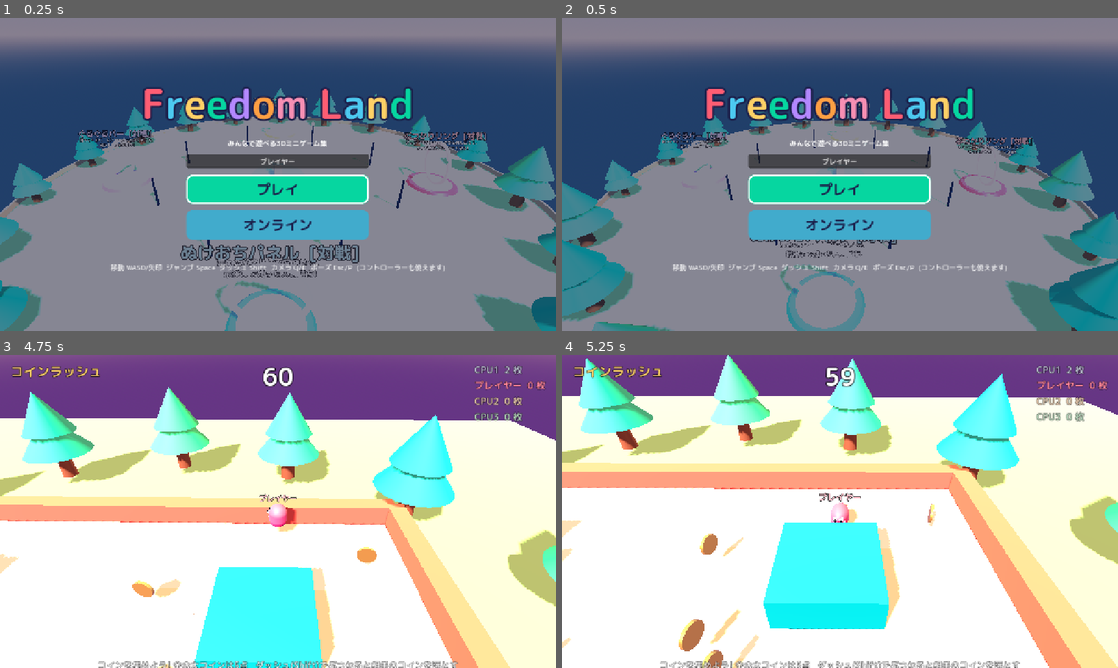
Above: before the commit, frames 1-4 (two rows, left to right).
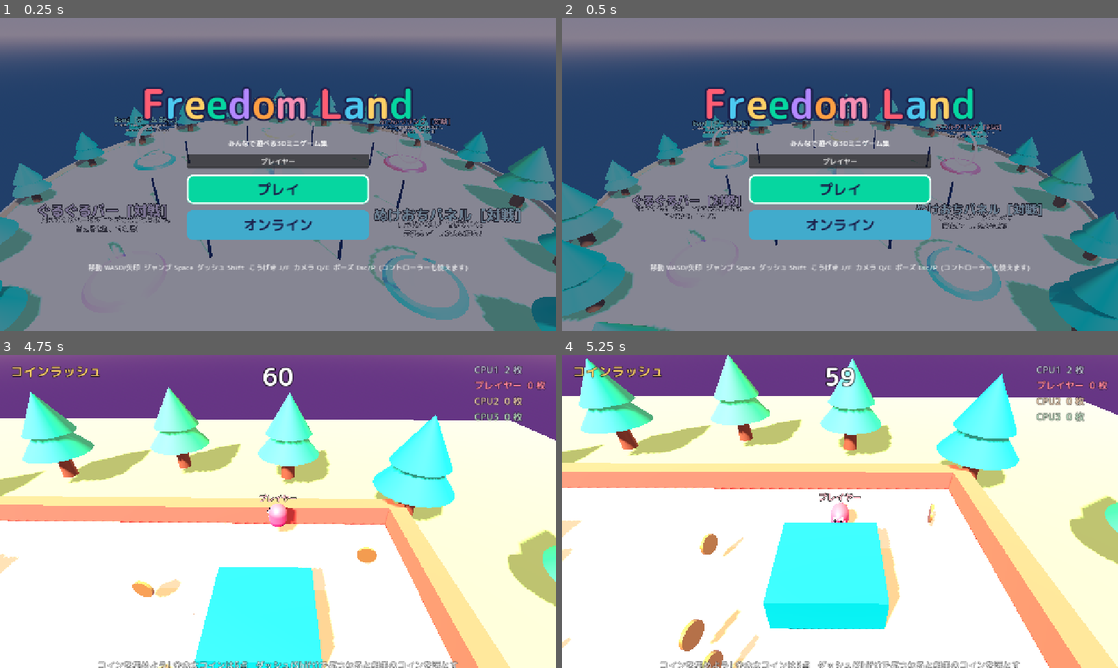
Above: after the commit, the same moments.

Repository: Lumiere2110/freedom-land
Game: Godot game, scene res://scenes/main.tscn
Two runs of this game, one before a commit and one after it. Both use one fixed random seed, a clock stepped at 60 frames per second and the inputs below.
Inputs (mouse positions are in pixels of both pictures, inside the frame that each line leads up to):
- Up to frame 1 (0.25 s): no input
- Up to frame 2 (0.5 s): no input
- Up to frame 3 (4.75 s): move the mouse to (400, 495) at 0.52 s; hold D (move_right) 0.53-1.25 s; tap Shift (dash) at 0.6 s; click (400, 495) at 0.67 s; tap Space (jump) at 0.77, 1.07, 2.3, 3.5, 3.77, 4.07 s; tap J (attack, bound only after the commit) at 0.8, 3.8 s; drag from (166, 527) to (250, 574) at 1.27 s; move the mouse to (333, 442) at 2.02 s; hold D (move_right) 2.03-2.75 s; tap F at 2.1 s; tap Enter at 2.75 s; drag from (250, 574) to (111, 464) at 2.77 s; move the mouse to (444, 558) at 3.52 s; hold A (move_left) 3.53-4.25 s; hold Q (cam_left) 3.53-4.25 s; drag from (111, 464) to (194, 433) at 4.27 s
- Up to frame 4 (5.25 s): move the mouse to (867, 511) at 5.02 s; hold S (move_back) from 5.03 s (still down); tap Shift (dash) at 5.1 s; click (867, 511) at 5.17 s

The runs differ from the first frame. In frame 1, 7.4% of the frame differs, in the area x 6-94%, y 31-100%; in frame 2, 5.5%; in frame 3, less than 0.1%; in frame 4, less than 0.1%.

Commit message:
チーム5対5のレーンバトル「Bond」を追加
- 上・下レーンに2人ずつ、中央にエース(王冠・体力と攻撃が強い)
- こうげき(J/F・コントローラーB・スマホの「こうげき」ボタン)で近くの敵をうつ
- たおすとチームに1点(エースは2点)、5秒で基地から復活
- 基地で回復、敵の基地では体力がへる。体力・得点はホストが決める
- CPUはレーンを進んで戦い、体力が少ないと基地へ帰る(つよさで変わる)

Co-Authored-By: Claude Opus 5.5 <noreply@anthropic.com>

Diff:
--- /dev/null
+++ b/scripts/games/lane_battle.gd
@@ -0,0 +1,566 @@
+extends "res://scripts/base_game.gd"
+## ─────────────────────────────────────────────
+## Bond(ボンド・チーム戦 5対5のレーンバトル)
+## ─────────────────────────────────────────────
+## 青チームと赤チームに分かれて戦います。マップには3本の道(レーン)があります。
+##   ・上レーンに2人、下レーンに2人、中央レーンにエース1人
+##   ・こうげきボタンで、近くの敵に光の玉を飛ばす(いちばん近い敵をねらう)
+##   ・敵をたおすとチームに1点。エースをたおすと2点
+##   ・たおされたキャラは数秒で自分の基地から復活する
+##   ・自分の基地の中にいると体力が回復し、敵の基地に入ると体力がへる
+##   ・時間切れのときに点数が多いチームの勝ち
+##
+## 通信のしくみ:
+##   こうげきボタンを押すと、担当のパソコンが「この敵をうちたい」とホストに伝えます(request_attack)。
+##   ホストが距離などを確かめてから体力をへらし、全員に配ります(do_attack / set_hp)。
+##   体力・得点・復活はぜんぶホストが決めるので、パソコンごとに結果がずれません。
+
+const LANE_Z := {"top": -16.0, "ace": 0.0, "bottom": 16.0}   # レーンの位置(z)
+const ROLES := ["ace", "top", "top", "bottom", "bottom"]       # チームの中の役わり(入った順)
+const ROLE_NAMES := {"ace": "エース(中央)", "top": "上レーン", "bottom": "下レーン"}
+const TEAM_NAMES := ["青チーム", "赤チーム"]
+const TEAM_COLORS := [Color("#4cc9f0"), Color("#ff5d73")]
+
+const MAP_X := 48.0          # マップの横の半分
+const MAP_Z := 24.0          # マップのたての半分
+const BASE_X := 36.0         # これより外側が基地
+const RESPAWN_TIME := 5.0    # 復活までの秒数
+const BASE_HEAL := 30.0      # 自分の基地での回復(1秒あたり)
+const BASE_HURT := 40.0      # 敵の基地でのダメージ(1秒あたり)
+
+var uses_attack := true      # スマホの「こうげき」ボタンを出す合図(touch_controls.gd が見る)
+
+var team := {}               # キャラの名前 → 0(青) か 1(赤)
+var role := {}               # キャラの名前 → "ace" / "top" / "bottom"
+var hp := {}                 # キャラの名前 → 今の体力
+var max_hp := {}
+var team_points := [0, 0]
+
+var _bars := {}              # キャラの名前 → 体力バー(前の板)
+var _cool := {}              # こうげきの待ち時間(このパソコンで動かすキャラ)
+var _last_attack := {}       # ホスト: 最後にこうげきを受けつけた時刻
+var _dead_until := {}        # ホスト: キャラの名前 → 復活する時刻
+var _clock := 0.0
+var _tick := 0.0
+var _my_respawn := 0.0       # 自分が復活するまでの残り秒数(表示用)
+var _team_label: Label
+var _feed: VBoxContainer     # 「〇〇 が △△ をたおした」の表示
+
+
+func _init() -> void:
+	game_title = "Bond"
+	help_text = "敵をたおしてチームに得点! こうげき J / F (コントローラー B)  エースをたおすと2点"
+	game_time = 150.0
+	cam_height = 21.0
+	cam_distance = 15.0
+
+
+func _ready() -> void:
+	super._ready()
+	_build_team_hud()
+
+
+# ─────────── チーム分け ───────────
+
+## i番目の参加者のチーム(交互に 青・赤)と役わり
+func _team_of(index: int) -> int:
+	return index % 2
+
+func _role_of(index: int) -> String:
+	return ROLES[(index / 2) % ROLES.size()]
+
+
+## キャラを作るときに、チームの色・体力バー・エースの王冠をつける
+func spawn_player(info: Dictionary, index: int) -> Node:
+	var t := _team_of(index)
+	var r := _role_of(index)
+	var data := info.duplicate()
+	data["color"] = TEAM_COLORS[t].lerp(Color.WHITE, 0.1 * (index / 2))
+	var k: String = info["key"]
+	team[k] = t
+	role[k] = r
+	max_hp[k] = 150 if r == "ace" else 100
+	hp[k] = max_hp[k]
+	var p: Node = super.spawn_player(data, index)
+	_decorate(p)
+	return p
+
+
+func _decorate(p: Node) -> void:
+	var k: String = p.key
+	var mine: bool = k == local_key
+	# 足もとの輪: チームの色(自分は金色)
+	var ring := TorusMesh.new()
+	ring.inner_radius = 0.6
+	ring.outer_radius = 0.78
+	var ring_color: Color = Color("#ffd166") if mine else TEAM_COLORS[team[k]]
+	Build.deco(p, ring, Build.mat(ring_color, 0.3, 0.0, 1.2), Vector3(0, 0.06, 0)).scale = Vector3(1, 0.3, 1)
+	# 自分には、こうげきが届く範囲をうすく表示する
+	if mine:
+		var reach := TorusMesh.new()
+		reach.inner_radius = _range(k) - 0.06
+		reach.outer_radius = _range(k)
+		reach.rings = 64
+		var m := Build.mat(Color(1, 1, 1, 0.35), 1.0)
+		m.transparency = BaseMaterial3D.TRANSPARENCY_ALPHA
+		m.shading_mode = BaseMaterial3D.SHADING_MODE_UNSHADED
+		Build.deco(p, reach, m, Vector3(0, 0.05, 0)).scale = Vector3(1, 0.05, 1)
+	# エースは頭に王冠
+	if role[k] == "ace":
+		var crown := CylinderMesh.new()
+		crown.top_radius = 0.32
+		crown.bottom_radius = 0.26
+		crown.height = 0.22
+		Build.deco(p, crown, Build.mat(Color("#ffd166"), 0.2, 0.8, 0.6), Vector3(0, 1.48, 0))
+	# 体力バー(いつもカメラのほうを向く板を2枚重ねる)
+	var back := _bar_quad(Vector2(1.3, 0.18), Color(0, 0, 0, 0.6), 0)
+	back.position.y = 2.25
+	p.add_child(back)
+	var front := _bar_quad(Vector2(1.24, 0.12), TEAM_COLORS[team[k]].lightened(0.2), 1)
+	front.position.y = 2.25
+	p.add_child(front)
+	_bars[k] = front
+
+
+func _bar_quad(size: Vector2, color: Color, priority: int) -> MeshInstance3D:
+	var q := QuadMesh.new()
+	q.size = size
+	var m := StandardMaterial3D.new()
+	m.albedo_color = color
+	m.shading_mode = BaseMaterial3D.SHADING_MODE_UNSHADED
+	m.billboard_mode = BaseMaterial3D.BILLBOARD_ENABLED
+	m.billboard_keep_scale = true
+	m.no_depth_test = true
+	m.transparency = BaseMaterial3D.TRANSPARENCY_ALPHA
+	m.render_priority = priority
+	var mi := MeshInstance3D.new()
+	mi.mesh = q
+	mi.material_override = m
+	mi.cast_shadow = GeometryInstance3D.SHADOW_CASTING_SETTING_OFF
+	return mi
+
+
+## スタート位置・復活する場所: 自分の基地の、自分のレーンの近く
+func spawn_point(index: int) -> Vector3:
+	return _base_spot(_team_of(index), _role_of(index), index / 2)
+
+
+func _base_spot(t: int, r: String, slot: int) -> Vector3:
+	var side := -1.0 if t == 0 else 1.0
+	var z: float = LANE_Z[r] * 0.8 + (2.5 if slot % 2 == 0 else 0.0) * signf(LANE_Z[r])
+	return Vector3(side * (42.0 - (slot % 2) * 2.0), 1.0, z)
+
+
+func _spot_of(k: String) -> Vector3:
+	var slot := 0
+	for i in participants.size():
+		if participants[i]["key"] == k:
+			slot = i / 2
+	return _base_spot(team.get(k, 0), role.get(k, "ace"), slot)
+
+
+# ─────────── ステージ ───────────
+
+func build_world() -> void:
+	Build.environment(self, Color("#4a90e2"), Color("#d6f0ff"), Color("#2d4a3e"), 1.2, Vector3(-60, 20, 0))
+	# 地面(芝生)
+	Build.box(self, Vector3(MAP_X * 2 + 2, 1, MAP_Z * 2 + 2), Vector3(0, -0.5, 0), Color("#6fbf73"))
+	# 3本のレーン(土の道)
+	for r in LANE_Z:
+		var strip := BoxMesh.new()
+		strip.size = Vector3(MAP_X * 2 - 8, 0.04, 6.0 if r == "ace" else 5.0)
+		Build.deco(self, strip, Build.mat(Color("#e9d8a6")), Vector3(0, 0.02, LANE_Z[r]))
+		Build.text3d(self, ["上レーン", "中央レーン", "下レーン"][["top", "ace", "bottom"].find(r)],
+			Vector3(0, 0.3, LANE_Z[r] - 2.2), 120, Color(1, 1, 1, 0.75)).rotation_degrees.x = -90
+	# レーンとレーンの間の茂み(かべ)。ところどころに通り道がある
+	var segments := [[-30.0, -18.0], [-12.0, -3.0], [3.0, 12.0], [18.0, 30.0]]
+	for z in [-8.0, 8.0]:
+		for s in segments:
+			var seg_len: float = s[1] - s[0]
+			var w := Build.box(self, Vector3(seg_len, 2.2, 2.0), Vector3((s[0] + s[1]) / 2.0, 1.1, z), Color("#2f7d4f"))
+			w.get_child(0).material_override = Build.mat(Color("#2f7d4f"), 0.9)
+		# 通り道の目印の木
+		for x in [-30.0, 30.0]:
+			Build.tree(self, Vector3(x, 0, z), 1.2)
+	# 外がわの低いかべ
+	for side in [-1, 1]:
+		Build.box(self, Vector3(MAP_X * 2 + 2, 1.4, 1), Vector3(0, 0.7, side * (MAP_Z + 0.5)), Color("#8d6e63"))
+		Build.box(self, Vector3(1, 1.4, MAP_Z * 2 + 2), Vector3(side * (MAP_X + 0.5), 0.7, 0), Color("#8d6e63"))
+	# 基地(青は左、赤は右)
+	for t in 2:
+		var side := -1.0 if t == 0 else 1.0
+		var c: Color = TEAM_COLORS[t]
+		var pad := BoxMesh.new()
+		pad.size = Vector3(MAP_X - BASE_X, 0.06, MAP_Z * 2)
+		var pm := Build.mat(c.darkened(0.35), 0.8)
+		Build.deco(self, pad, pm, Vector3(side * (BASE_X + MAP_X) / 2.0, 0.03, 0))
+		# 基地のさかい目の光る線
+		var line := BoxMesh.new()
+		line.size = Vector3(0.3, 0.08, MAP_Z * 2)
+		Build.deco(self, line, Build.mat(c, 0.2, 0.0, 2.0), Vector3(side * BASE_X, 0.05, 0))
+		Build.text3d(self, TEAM_NAMES[t] + "の基地", Vector3(side * 42.0, 6.8, 0), 90, c.lightened(0.3))
+		# 基地のシンボル(光る柱)
+		Build.cylinder(self, 0.8, 4.0, Vector3(side * 46.0, 2.0, 0), c.darkened(0.2))
+		var orb := SphereMesh.new()
+		orb.radius = 0.9
+		orb.height = 1.8
+		Build.deco(self, orb, Build.mat(c, 0.2, 0.0, 2.5), Vector3(side * 46.0, 4.8, 0))
+	# 外の飾り
+	for i in 20:
+		var x := -MAP_X + i * (MAP_X * 2 / 19.0)
+		Build.tree(self, Vector3(x, -0.5, -MAP_Z - 4.0), 1.4)
+		Build.tree(self, Vector3(x, -0.5, MAP_Z + 4.0), 1.4)
+	Build.box(self, Vector3(160, 1, 120), Vector3(0, -1.6, 0), Color("#4f9d55"))
+
+
+# ─────────── こうげき ───────────
+
+func _range(k: String) -> float:
+	return 9.0 if role.get(k, "") == "ace" else 8.0
+
+func _damage(k: String) -> int:
+	return 25 if role.get(k, "") == "ace" else 18
+
+func _cooldown(k: String) -> float:
+	return 0.5 if role.get(k, "") == "ace" else 0.55
+
+
+## k の、こうげきが届く中でいちばん近い敵(いなければ null)
+func _nearest_enemy(k: String, max_dist: float) -> Node:
+	var me: Node = players.get(k)
+	if not me:
+		return null
+	var best: Node = null
+	var best_d := max_dist
+	for o in players.values():
+		if o.out or team.get(o.key, -1) == team[k]:
+			continue
+		var d: float = o.global_position.distance_to(me.global_position)
+		if d <= best_d:
+			best_d = d
+			best = o
+	return best
+
+
+## こうげきしてみる(このキャラの担当のパソコンで呼ぶ)
+func _try_attack(p: Node) -> void:
+	if _cool.get(p.key, 0.0) > 0.0 or p.out or state != "play":
+		return
+	var target := _nearest_enemy(p.key, _range(p.key))
+	if not target:
+		return
+	_cool[p.key] = _cooldown(p.key)
+	call_host("request_attack", [p.key, target.key])
+
+
+## ホスト: こうげきを受けつける
+@rpc("any_peer", "call_remote", "reliable")
+func request_attack(k: String, target_k: String) -> void:
+	if state != "play" or not players.has(k) or not players.has(target_k):
+		return
+	var a: Node = players[k]
+	var b: Node = players[target_k]
+	# 自分のキャラ以外を勝手に動かせないようにする
+	var sender := multiplayer.get_remote_sender_id()
+	if sender != 0 and sender != a.get_multiplayer_authority():
+		return
+	if a.out or b.out or team[k] == team[target_k]:
+		return
+	if a.global_position.distance_to(b.global_position) > _range(k) + 2.0:
+		return   # 通信のおくれを考えて、少しだけ遠くても OK
+	if _clock - _last_attack.get(k, -99.0) < _cooldown(k) * 0.8:
+		return
+	_last_attack[k] = _clock
+	do_attack.rpc(k, target_k)
+	_hurt(target_k, _damage(k), k)
+
+
+## 全員: 光の玉が飛んでいく見た目
+@rpc("authority", "call_local", "reliable")
+func do_attack(k: String, target_k: String) -> void:
+	if not players.has(k) or not players.has(target_k):
+		return
+	var a: Node = players[k]
+	var b: Node = players[target_k]
+	var ball := SphereMesh.new()
+	ball.radius = 0.28 if role.get(k, "") == "ace" else 0.2
+	ball.height = ball.radius * 2.0
+	var shot := Build.deco(self, ball, Build.mat(TEAM_COLORS[team[k]].lightened(0.4), 0.2, 0.0, 3.0), a.global_position + Vector3(0, 1.0, 0))
+	var tw := create_tween()
+	tw.tween_property(shot, "global_position", b.global_position + Vector3(0, 0.8, 0), 0.16)
+	tw.tween_property(shot, "scale", Vector3(2.5, 2.5, 2.5), 0.08)
+	tw.tween_callback(shot.queue_free)
+
+
+## ホスト: 体力をへらす。0 になったらたおれる
+func _hurt(k: String, amount: float, by: String) -> void:
+	if not hp.has(k) or players[k].out:
+		return
+	var v := maxf(0.0, hp[k] - amount)
+	set_hp.rpc(k, v)
+	if v <= 0.0:
+		_defeat(k, by)
+
+
+@rpc("authority", "call_local", "reliable")
+func set_hp(k: String, value: float) -> void:
+	hp[k] = value
+	if _bars.has(k):
+		var bar: Node3D = _bars[k]
+		bar.scale.x = maxf(0.01, value / float(max_hp[k]))
+
+
+## ホスト: たおれたときの得点と、復活の予約
+func _defeat(k: String, by: String) -> void:
+	var t: int = team[k]
+	var pts := 2 if role[k] == "ace" else 1
+	team_points[1 - t] += pts
+	if by != "" and scores.has(by):
+		add_score(by, 1)
+	_dead_until[k] = _clock + RESPAWN_TIME
+	mark_dead.rpc(k, by, pts, team_points)
+
+
+@rpc("authority", "call_local", "reliable")
+func mark_dead(k: String, by: String, pts: int, points: Array) -> void:
+	team_points = points
+	_update_team_label()
+	if OS.get_cmdline_user_args().size() > 0:   # 自動テストのときだけ記録を出す
+		print("KILL peer=%d %s by %s points=%s" % [multiplayer.get_unique_id(), k, by, points])
+	if not players.has(k):
+		return
+	var p: Node = players[k]
+	# たおれたところで、ぱっと光る
+	var burst := SphereMesh.new()
+	burst.radius = 0.6
+	burst.height = 1.2
+	var fx := Build.deco(self, burst, Build.mat(Color.WHITE, 0.2, 0.0, 3.0), p.global_position + Vector3(0, 0.8, 0))
+	var tw := create_tween()
+	tw.tween_property(fx, "scale", Vector3(3, 3, 3), 0.3)
+	tw.tween_callback(fx.queue_free)
+	p.set_out(true)
+	refresh_scores()
+	var who: String = players[by].display_name if players.has(by) else "基地"
+	_add_feed("%s が %s をたおした  +%d" % [who, p.display_name, pts], TEAM_COLORS[1 - team[k]].lightened(0.3))
+	if k == local_key:
+		_my_respawn = RESPAWN_TIME
+
+
+## 全員: 復活
+@rpc("authority", "call_local", "reliable")
+func respawn(k: String) -> void:
+	if not players.has(k):
+		return
+	var p: Node = players[k]
+	hp[k] = max_hp[k]
+	set_hp(k, max_hp[k])
+	if p.is_multiplayer_authority():
+		p.teleport(_spot_of(k))
+	p.set_out(false)
+	p.can_move = state == "play"
+	refresh_scores()
+	if k == local_key:
+		_my_respawn = 0.0
+		show_big("")
+
+
+# ─────────── 毎フレーム ───────────
+
+func game_process(delta: float) -> void:
+	for k in _cool.keys():
+		_cool[k] -= delta
+	# 自分がたおれているとき: 復活までの秒数
+	if _my_respawn > 0.0:
+		_my_respawn -= delta
+		var text := "復活まで %d" % maxi(1, ceili(_my_respawn))
+		if big_label.text != text:
+			show_big(text, Color(1, 1, 1, 0.9))
+	if state != "play":
+		return
+	# 自分のキャラのこうげき
+	var me: Node = players.get(local_key)
+	if me and Input.is_action_just_pressed("attack"):
+		_try_attack(me)
+	if not multiplayer.is_server():
+		return
+	_clock += delta
+	# 復活の時間になったキャラを復活させる
+	for k in _dead_until.keys():
+		if _clock >= _dead_until[k]:
+			_dead_until.erase(k)
+			respawn.rpc(k)
+	# 基地で回復・ダメージ(0.25秒ごと)
+	_tick += delta
+	if _tick >= 0.25:
+		for p in players.values():
+			if p.out:
+				continue
+			var x: float = p.global_position.x
+			var own := (x < -BASE_X) if team[p.key] == 0 else (x > BASE_X)
+			var enemy := (x > BASE_X) if team[p.key] == 0 else (x < -BASE_X)
+			if own and hp[p.key] < max_hp[p.key]:
+				set_hp.rpc(p.key, minf(max_hp[p.key], hp[p.key] + BASE_HEAL * _tick))
+			elif enemy:
+				_hurt(p.key, BASE_HURT * _tick, "")
+		_tick = 0.0
+
+
+## 落ちたら(ふつうは落ちないけれど)基地に戻す
+func on_player_fell(p: Node) -> void:
+	p.teleport(_spot_of(p.key))
+
+
+## たおれている間は、自分の基地を映す
+func _place_camera(t: float) -> void:
+	var me: Node = players.get(local_key)
+	if me and me.out and team.has(local_key):
+		var focus := _spot_of(local_key)
+		var offset := Vector3(0, cam_height, cam_distance).rotated(Vector3.UP, cam_yaw)
+		cam.global_position = cam.global_position.lerp(focus + offset, t)
+		cam.look_at(focus + Vector3(0, 1.0, 0))
+	else:
+		super._place_camera(t)
+
+
+# ─────────── CPU ───────────
+
+## CPU: 自分のレーンを進み、敵が近ければうつ。体力が少ないと基地に帰る
+func bot_think(bot: Node, delta: float) -> void:
+	var k: String = bot.key
+	var t: int = team[k]
+	var side := 1.0 if t == 0 else -1.0       # 敵の基地のある向き(x)
+	var pos: Vector3 = bot.global_position
+	var lane_z: float = LANE_Z[role[k]]
+	bot.ai_jump = false
+	bot.ai_dash = false
+	_cool[k] = _cool.get(k, 0.0)
+
+	# 体力が少ないときは基地へ帰る(よわいCPUは帰らない)
+	var retreat_at := Net.cpu_value(0.0, 0.3, 0.4)
+	if bot.get_meta("retreat", false) or hp[k] < max_hp[k] * retreat_at:
+		bot.set_meta("retreat", hp[k] < max_hp[k] * 0.95)
+		_walk_to(bot, Vector3(-side * 42.0, 0, lane_z * 0.8))
+		return
+
+	# 近くの敵(同じレーンのあたりにいる敵)をさがす
+	var target: Node = null
+	var best := 13.0
+	for o in players.values():
+		if o.out or team[o.key] == t:
+			continue
+		var d: float = o.global_position.distance_to(pos)
+		var same_area := absf(o.global_position.z - pos.z) < 7.0 or absf(pos.x) > 30.0
+		# 敵の基地の中までは追いかけない(基地の中では体力がへるので)
+		var in_their_base: bool = (o.global_position.x > BASE_X) if t == 0 else (o.global_position.x < -BASE_X)
+		if in_their_base:
+			continue
+		if d < best and same_area:
+			best = d
+			target = o
+	if target:
+		var r := _range(k)
+		var to: Vector3 = target.global_position - pos
+		if best > r * 0.85:
+			bot.ai_move = Vector2(to.x, to.z).normalized()
+			bot.ai_dash = best > r + 2.0 and randf() < Net.cpu_value(0.0, 0.01, 0.03)
+		elif best < r * 0.5:
+			bot.ai_move = -Vector2(to.x, to.z).normalized()   # 近すぎたら少し下がる
+		else:
+			# 横に少し動いて、よけながらうつ
+			var strafe := Vector2(-to.z, to.x).normalized() * (1.0 if int(_clock * 0.7 + hash(k)) % 2 == 0 else -1.0)
+			bot.ai_move = strafe * 0.6
+		# よわいCPUほど、うつ間かくが長い
+		if _cool[k] <= 0.0 and best <= r:
+			_try_attack(bot)
+			_cool[k] += Net.cpu_value(0.9, 0.35, 0.05)
+		return
+
+	# 敵がいなければ、自分のレーンを敵の基地のほうへ進む(敵の基地の手前で止まる)
+	var front := side * (BASE_X - 4.0)
+	if absf(pos.z - lane_z) > 2.0 and (absf(pos.x) > 31.0 or absf(lane_z) < 1.0 or signf(pos.z) == signf(lane_z)):
+		# まだレーンに入っていない: レーンのほうへ
+		_walk_to(bot, Vector3(pos.x + side * 2.0, 0, lane_z))
+	elif side * (front - pos.x) > 1.0:
+		_walk_to(bot, Vector3(front, 0, lane_z))
+	else:
+		bot.ai_move = Vector2.ZERO
+
+
+func _walk_to(bot: Node, goal: Vector3) -> void:
+	var to: Vector3 = goal - bot.global_position
+	to.y = 0
+	bot.ai_move = Vector2(to.x, to.z).normalized() if to.length() > 0.8 else Vector2.ZERO
+
+
+# ─────────── 画面の文字 ───────────
+
+func _build_team_hud() -> void:
+	_team_label = make_label("", 40)
+	_team_label.set_anchors_preset(Control.PRESET_CENTER_TOP)
+	_team_label.horizontal_alignment = HORIZONTAL_ALIGNMENT_CENTER
+	_team_label.grow_horizontal = Control.GROW_DIRECTION_BOTH
+	_team_label.position.y = 76
+	hud.add_child(_team_label)
+	_feed = VBoxContainer.new()
+	_feed.position = Vector2(24, 70)
+	hud.add_child(_feed)
+	# 自分の役わりを表示
+	if role.has(local_key):
+		var mine := make_label("あなた: %s %s" % [TEAM_NAMES[team[local_key]], ROLE_NAMES[role[local_key]]], 22,
+			TEAM_COLORS[team[local_key]].lightened(0.3))
+		mine.set_anchors_preset(Control.PRESET_BOTTOM_LEFT)
+		mine.grow_vertical = Control.GROW_DIRECTION_BEGIN
+		mine.position = Vector2(24, -60)
+		hud.add_child(mine)
+	_update_team_label()
+
+
+func _update_team_label() -> void:
+	if _team_label:
+		_team_label.text = "青 %d  -  %d 赤" % [team_points[0], team_points[1]]
+
+
+func _add_feed(text: String, color: Color) -> void:
+	if not _feed:
+		return
+	var l := make_label(text, 20, color)
+	_feed.add_child(l)
+	while _feed.get_child_count() > 4:
+		var old := _feed.get_child(0)
+		_feed.remove_child(old)
+		old.queue_free()
+	get_tree().create_timer(4.0, false).timeout.connect(func():
+		if is_instance_valid(l):
+			l.queue_free())
+
+
+func result_header() -> String:
+	var a: int = team_points[0]
+	var b: int = team_points[1]
+	if a == b:
+		return "引き分け!  %d 対 %d" % [a, b]
+	return "%sの勝ち!  %d 対 %d" % [TEAM_NAMES[0 if a > b else 1], a, b]
+
+
+func score_text(value: int) -> String:
+	return "%d たおした" % value
+
+
+## 右上の表: チームごとに、たおした数の多い順。たおれている人は「復活待ち」
+func refresh_scores() -> void:
+	if not score_box:
+		return
+	for c in score_box.get_children():
+		c.queue_free()
+	for t in 2:
+		var order := []
+		for k in scores.keys():
+			if team.get(k, -1) == t and players.has(k):
+				order.append(k)
+		order.sort_custom(func(a, b): return scores[a] > scores[b])
+		for k in order:
+			var p: Node = players[k]
+			var text := "%s  %s" % [p.display_name, score_text(scores[k])]
+			if p.out:
+				text += " (復活待ち)"
+			score_box.add_child(make_label(text, 18, TEAM_COLORS[t].lightened(0.3)))
--- a/scripts/main.gd
+++ b/scripts/main.gd
@@ -23,6 +23,7 @@
 	"bump_ring": preload("res://scripts/games/bump_ring.gd"),
 	"panel_drop": preload("res://scripts/games/panel_drop.gd"),
 	"spin_bar": preload("res://scripts/games/spin_bar.gd"),
+	"lane_battle": preload("res://scripts/games/lane_battle.gd"),
 }
 
 ## 広場のポータルに出すゲームの説明。bots = 人数が足りないときCPUを入れるか
@@ -35,6 +36,9 @@
 		"text": "乗ったパネルは落ちていく。\n最後まで残った人の勝ち!"},
 	{"id": "spin_bar", "title": "ぐるぐるバー", "mode": "対戦", "color": Color("#b388ff"), "bots": true,
 		"text": "回ってくるバーをジャンプでとびこえよう。\n当たると飛ばされる!"},
+	# players = この人数になるまでCPUを足す(書いていなければ4人)
+	{"id": "lane_battle", "title": "Bond", "mode": "チーム 5対5", "color": Color("#06d6a0"), "bots": true, "players": 10,
+		"text": "上・中央・下の3つのレーンで戦うチーム戦。\n敵をたおして得点を入れよう!"},
 ]
 
 ## CPUを入れて、最低この人数にする
@@ -73,6 +77,8 @@
 	var args := OS.get_cmdline_user_args()
 	if args.has("--autotest"):
 		_autotest()
+	elif args.has("--lanetest"):
+		_autotest_lane()
 	elif args.has("--autohost"):
 		Net.my_name = "ホスト"
 		_on_host_pressed(Net.DEFAULT_PORT)
@@ -95,6 +101,7 @@
 	_add_action("dash", [KEY_SHIFT, KEY_K], [JOY_BUTTON_X], [])
 	_add_action("cam_left", [KEY_Q], [JOY_BUTTON_LEFT_SHOULDER], [])
 	_add_action("cam_right", [KEY_E], [JOY_BUTTON_RIGHT_SHOULDER], [])
+	_add_action("attack", [KEY_J, KEY_F], [JOY_BUTTON_B], [])
 	_add_action("pause", [KEY_ESCAPE, KEY_P], [JOY_BUTTON_START], [])
 
 
@@ -181,7 +188,7 @@
 	if info.get("bots", false):
 		var n := 1
 		var cpu_colors := [Color("#9aa0b5"), Color("#c9a27e"), Color("#8fb996")]
-		while list.size() < MIN_PLAYERS_WITH_BOTS:
+		while list.size() < info.get("players", MIN_PLAYERS_WITH_BOTS):
 			list.append({"key": "cpu%d" % n, "auth": 1, "name": "CPU%d" % n,
 				"color": cpu_colors[(n - 1) % cpu_colors.size()], "bot": true})
 			n += 1
@@ -258,7 +265,7 @@
 	box.add_child(_message_label)
 
 	var keys := Label.new()
-	keys.text = "移動 WASD/矢印  ジャンプ Space  ダッシュ Shift  カメラ Q/E  ポーズ Esc/P  (コントローラーも使えます)"
+	keys.text = "移動 WASD/矢印  ジャンプ Space  ダッシュ Shift  こうげき J/F  カメラ Q/E  ポーズ Esc/P  (コントローラーも使えます)"
 	if touch_screen():
 		keys.text = "画面の左側をさわって移動 ・ 右側をなぞってカメラ ・ 右下のボタンでジャンプ/ダッシュ"
 	keys.horizontal_alignment = HORIZONTAL_ALIGNMENT_CENTER
@@ -570,7 +577,7 @@
 		_autotest_shot("title_" + page)
 	_show_page("top")
 	Net.start_solo()
-	for id in ["hub", "coin_rush", "bump_ring", "panel_drop", "spin_bar"]:
+	for id in ["hub", "coin_rush", "bump_ring", "panel_drop", "spin_bar", "lane_battle"]:
 		if id == "hub":
 			load_scene("hub", hub_participants())
 		else:
@@ -594,18 +601,39 @@
 	print("SHOT ", ProjectSettings.globalize_path(shot))
 
 
+## レーンバトルを早送りで動かして、CPUどうしが戦って得点が入るか確かめる
+func _autotest_lane() -> void:
+	Net.my_name = "テスト"
+	Net.start_solo()
+	start_game("lane_battle")
+	Engine.time_scale = 3.0
+	for s in 16:
+		await get_tree().create_timer(5.0 * 3.0, true, false, true).timeout
+		var g := get_node_or_null("Game")
+		if not g or current_scene != "lane_battle":
+			break
+		var dead := 0
+		for p in g.players.values():
+			if p.out:
+				dead += 1
+		if s < 2:
+			_autotest_shot("lane_%d" % s)
+		print("LANE t=%ds state=%s points=%s dead=%d kills=%s" % [(s + 1) * 15, g.state, g.team_points, dead, g.scores])
+	get_tree().quit()
+
+
 ## 2台(ホストとゲスト)で同時に起動して、通信できるか確かめる
 func _autotest_online(is_host: bool) -> void:
 	var who := "HOST" if is_host else "GUEST"
 	await get_tree().create_timer(4.0).timeout
-	for id in ["coin_rush", "panel_drop", "bump_ring", "spin_bar", "hub"]:
+	for id in ["coin_rush", "panel_drop", "bump_ring", "spin_bar", "lane_battle", "hub"]:
 		if is_host:
 			if id == "hub":
 				back_to_hub()
 			else:
 				start_game(id)
-		await get_tree().create_timer(9.0).timeout
+		await get_tree().create_timer(25.0 if id == "lane_battle" else 9.0).timeout
 		var g := get_node_or_null("Game")
 		var keys: Array = g.players.keys() if g else []
-		print("NETTEST %s: scene=%s players=%s scores=%s net=%s" % [who, current_scene, keys, g.scores if g else {}, Net.players.keys()])
+		print("NETTEST %s: scene=%s players=%s scores=%s team=%s net=%s" % [who, current_scene, keys, g.scores if g else {}, g.get("team_points") if g else null, Net.players.keys()])
 	get_tree().quit()
--- a/scripts/touch_controls.gd
+++ b/scripts/touch_controls.gd
@@ -49,6 +49,15 @@
 func _pause_rect() -> Rect2:
 	return Rect2(size.x / 2.0 - 190, 16, 64, 64)
 
+func _attack_center() -> Vector2:
+	return Vector2(size.x - 150, size.y - 300)
+
+
+## 今のゲームに「こうげき」ボタンがいるか(レーンバトルなど)
+func _uses_attack() -> bool:
+	var g: Node = main.get_node_or_null("Game")
+	return g != null and g.get("uses_attack") == true
+
 
 func _input(event: InputEvent) -> void:
 	if not _active():
@@ -60,6 +69,8 @@
 			if _pause_rect().grow(12).has_point(p):
 				main.pause_menu.toggle()
 				_release_all()
+			elif _uses_attack() and p.distance_to(_attack_center()) < 80:
+				_press_button(event.index, "attack")
 			elif p.distance_to(_jump_center()) < 85:
 				_press_button(event.index, "jump")
 			elif p.distance_to(_dash_center()) < 70:
@@ -161,6 +172,8 @@
 	# ジャンプ・ダッシュ
 	_draw_round_button(_jump_center(), 72, "ジャンプ", Color("#06d6a0"), _button_fingers.values().has("jump"))
 	_draw_round_button(_dash_center(), 56, "ダッシュ", Color("#ff9f43"), _button_fingers.values().has("dash"))
+	if _uses_attack():
+		_draw_round_button(_attack_center(), 68, "こうげき", Color("#ff5d73"), _button_fingers.values().has("attack"))
 
 	# ポーズ
 	var r := _pause_rect()
Not shown, added: scripts/games/lane_battle.gd.uid
Not shown, changed: docs/index.pck
